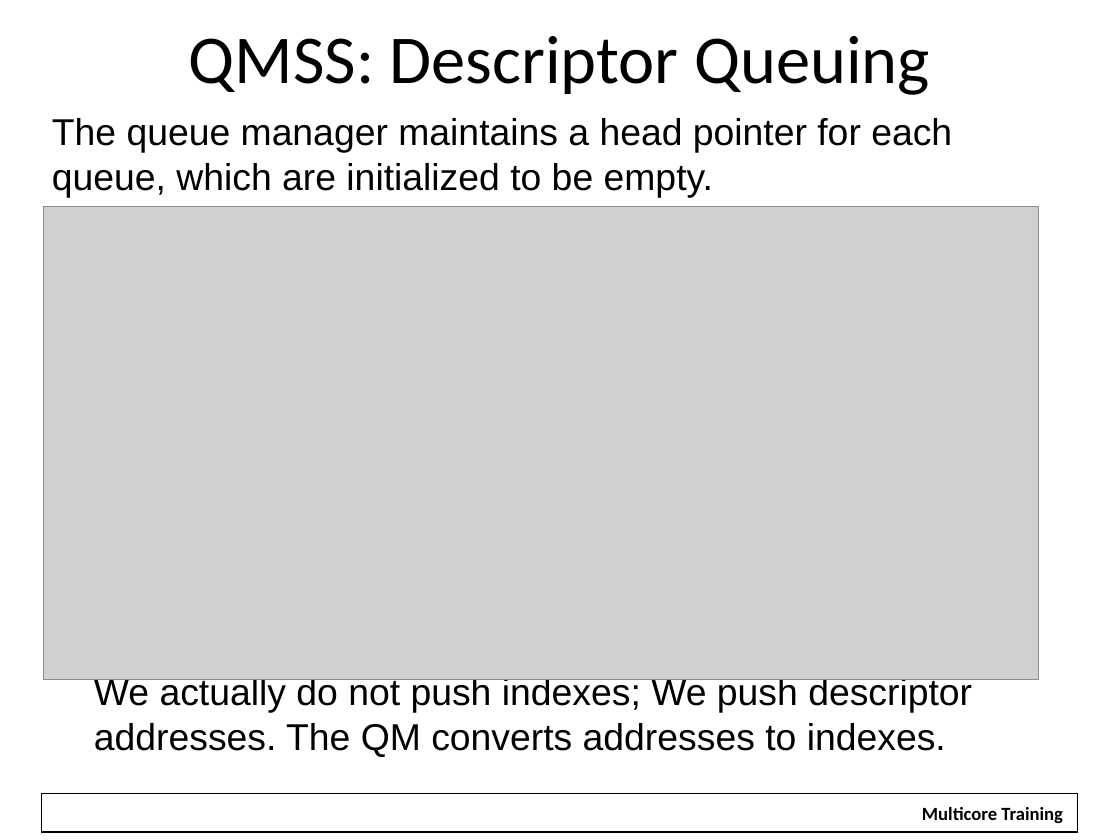
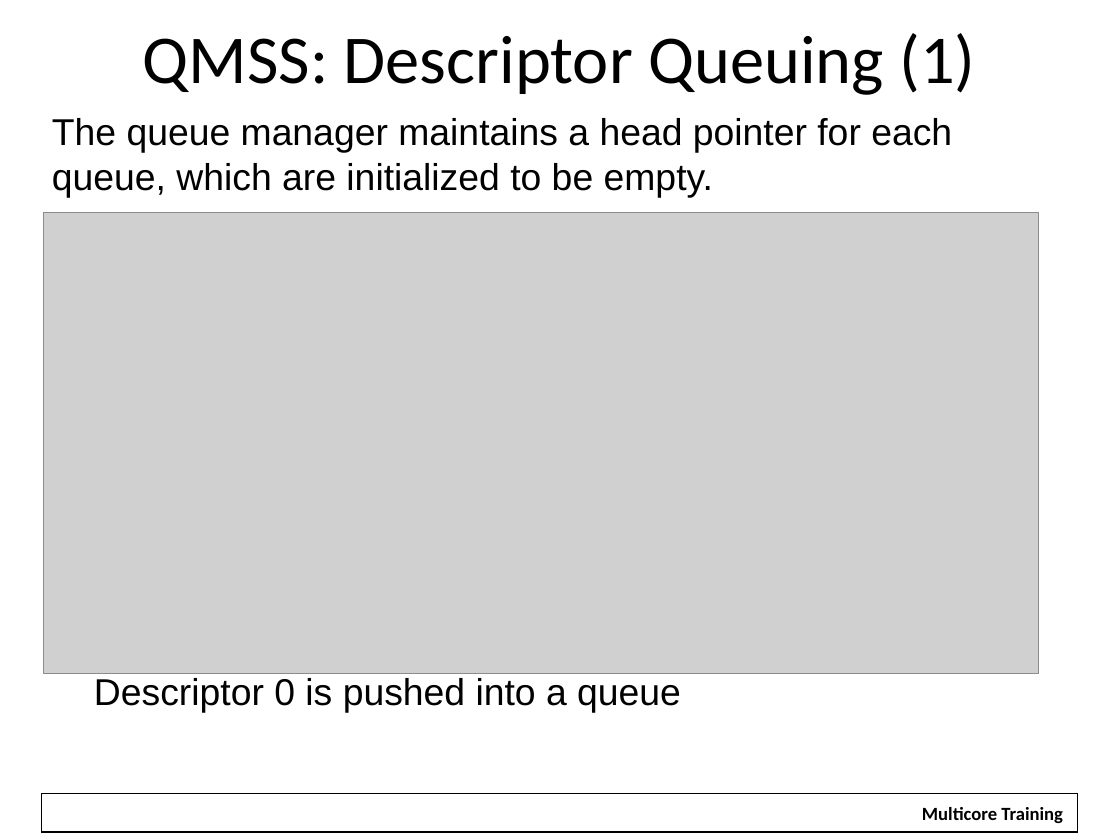
Before and after one commit to hari1989/keystone-workshop, a slide deck: slide 22 of slides/Intro to Multicore Navigator.pptx (slide 13 before the commit). Drawn at 1120x840 pixels with LibreOffice and Linux fonts; fonts in the diff are those of the drawing; grey boxes stand for pictures; background and template pictures are left out. Boxes give left, top, right and bottom in pixels: in the first picture for what was removed or moved away, otherwise in the second. Text is boxed around its words. In the diff, an @@ line names an element or a change of style, - is before the commit and + after.

```diff
--- a/slides/Intro to Multicore Navigator.pptx
+++ b/slides/Intro to Multicore Navigator.pptx
@@ title at (143, 33, 975, 95): text changed @@
-QMSS: Descriptor Queuing
+QMSS: Descriptor Queuing (1)
@@ picture: place and size @@
-picture at (44, 207, 1039, 680)
+picture at (44, 212, 1039, 673)
@@ text at (94, 678, 681, 713): text changed @@
-We actually do not push indexes; We push descriptor addresses. The QM converts addresses to indexes.
+Descriptor 0 is pushed into a queue
```
Also in this commit, not shown: 15 other slides changed, 21 slides added, 14 slides removed.
